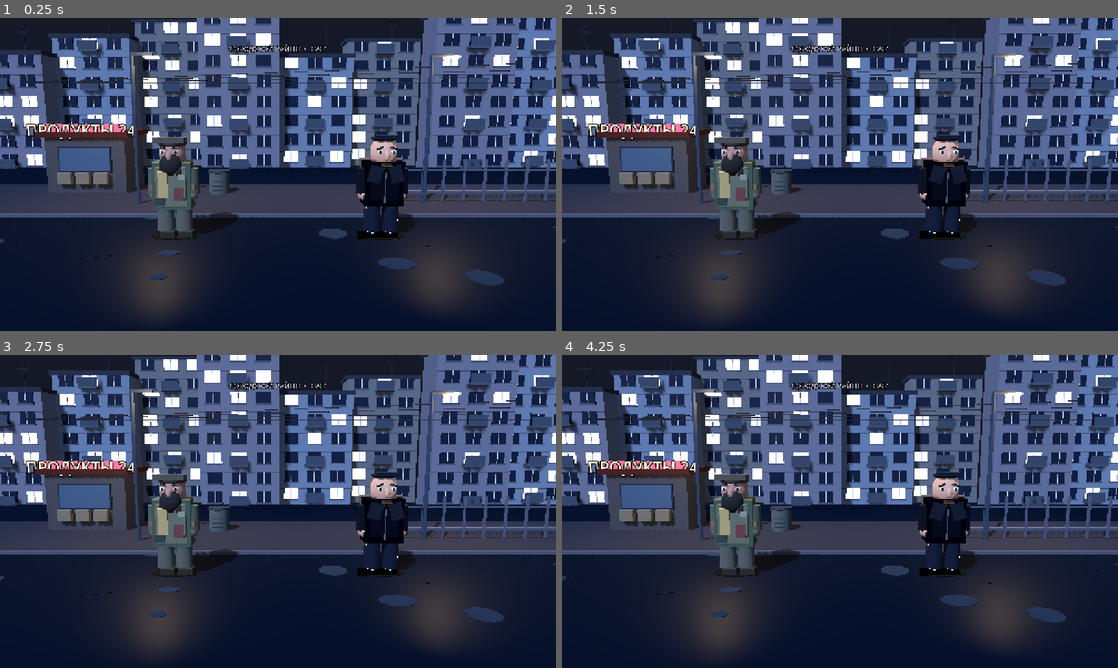
Above: before the commit, frames 1-4 (two rows, left to right).
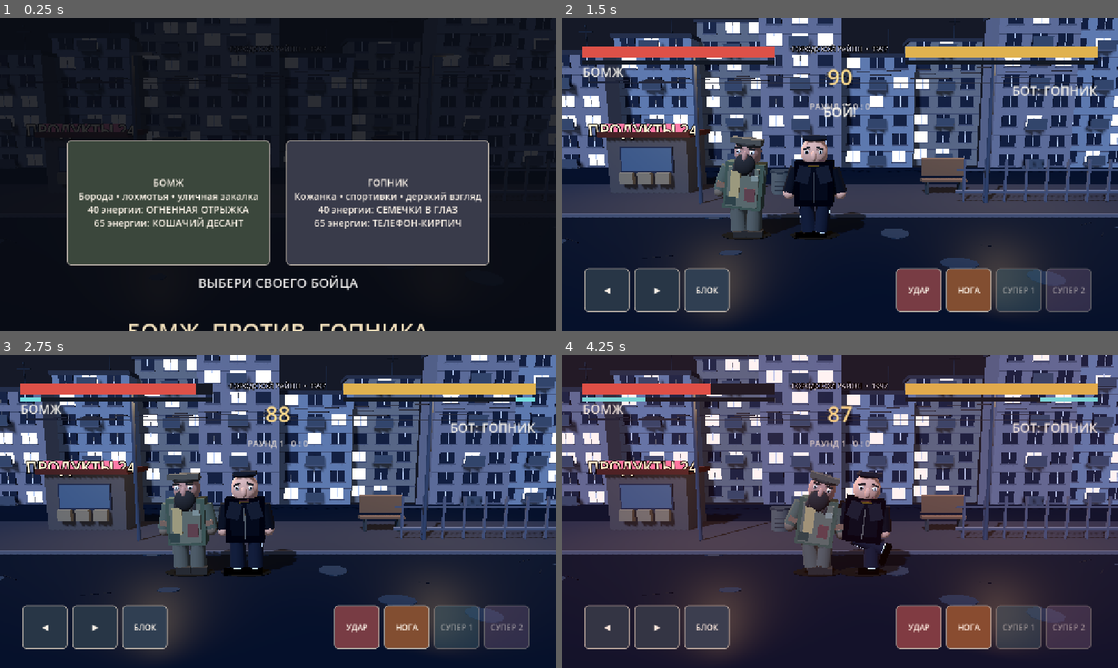
Above: after the commit, the same moments.

Repository: Abobo3000/Bomj-vs-Gopnik
Game: Godot game, scene res://scenes/Main.tscn
The game is run twice, just before and just after one commit, with the same random seed, the same clock (stepped at 60 frames per second) and the same inputs.
Inputs (mouse positions are in pixels of both pictures, inside the frame that each line leads up to):
- Up to frame 1 (0.25 s): no input
- Up to frame 2 (1.5 s): click (728, 202) at 0.5 s, where only the run after the commit has a clickable "БОМЖ Борода • лохмотья • улич…"; tap Enter at 1.25 s; hold D from 1.28 s (still down); tap J at 1.35 s
- Up to frame 3 (2.75 s): release D at 2.03 s; hold A from 2.03 s (still down); tap K at 2.1 s
- Up to frame 4 (4.25 s): release A at 2.78 s; hold D from 2.78 s (still down); tap U at 2.85 s; tap I at 3.6 s

The runs differ from the first frame. In frame 1, 71% of the frame differs, in the area x 0-100%, y 0-100%; in frame 2, 17%; in frame 3, 17%; in frame 4, 21%.
Error before the commit: Parse Error: Member "layer" redefined (original in native class 'CanvasLayer') (res://scripts/HUD.gd:4)

Commit message:
fix: avoid CanvasLayer native property name collision

Diff:
--- a/scripts/HUD.gd
+++ b/scripts/HUD.gd
@@ -1,7 +1,7 @@
 extends CanvasLayer
 ## Responsive touch HUD: landscape phones + keyboard/desktop.
 var game: Node3D
-var layer: Control
+var screen_root: Control
 var match_ui: Control
 var menu: Control
 var touch: Dictionary = {"left": false, "right": false, "guard": false}
@@ -22,15 +22,15 @@
 
 func setup(owner_game: Node3D) -> void:
 	game = owner_game
-	layer = Control.new()
-	layer.mouse_filter = Control.MOUSE_FILTER_IGNORE
-	add_child(layer)
+	screen_root = Control.new()
+	screen_root.mouse_filter = Control.MOUSE_FILTER_IGNORE
+	add_child(screen_root)
 	match_ui = Control.new()
 	match_ui.mouse_filter = Control.MOUSE_FILTER_IGNORE
-	layer.add_child(match_ui)
+	screen_root.add_child(match_ui)
 	menu = Control.new()
 	menu.mouse_filter = Control.MOUSE_FILTER_STOP
-	layer.add_child(menu)
+	screen_root.add_child(menu)
 	for _i in range(2):
 		var hp := _rect(match_ui, Color("#161923"))
 		hp_tracks.append(hp)
@@ -64,7 +64,7 @@
 			button.button_up.connect(func(): touch[key] = false)
 		else:
 			button.pressed.connect(func(): game.player_action(key))
-	flash = _rect(layer, Color(1, 0.12, 0.07, 0.0))
+	flash = _rect(screen_root, Color(1, 0.12, 0.07, 0.0))
 	flash.mouse_filter = Control.MOUSE_FILTER_IGNORE
 	flash.visible = false
 	get_viewport().size_changed.connect(_layout)
@@ -113,10 +113,10 @@
 
 func _layout() -> void:
 	screen_size = get_viewport().get_visible_rect().size
-	if layer == null:
+	if screen_root == null:
 		return
-	layer.position = Vector2.ZERO
-	layer.size = screen_size
+	screen_root.position = Vector2.ZERO
+	screen_root.size = screen_size
 	match_ui.size = screen_size
 	menu.size = screen_size
 	flash.position = Vector2.ZERO
